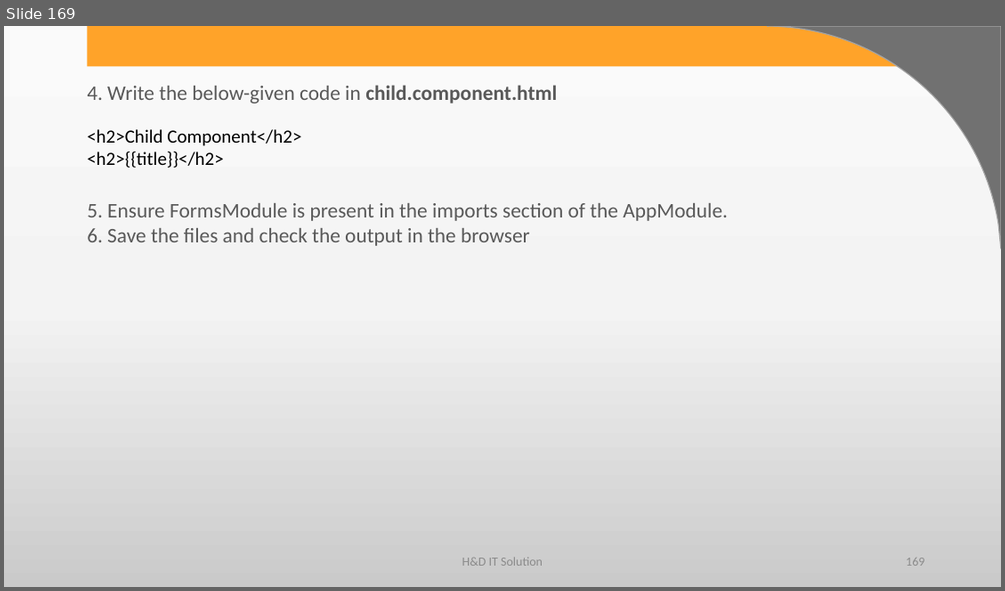
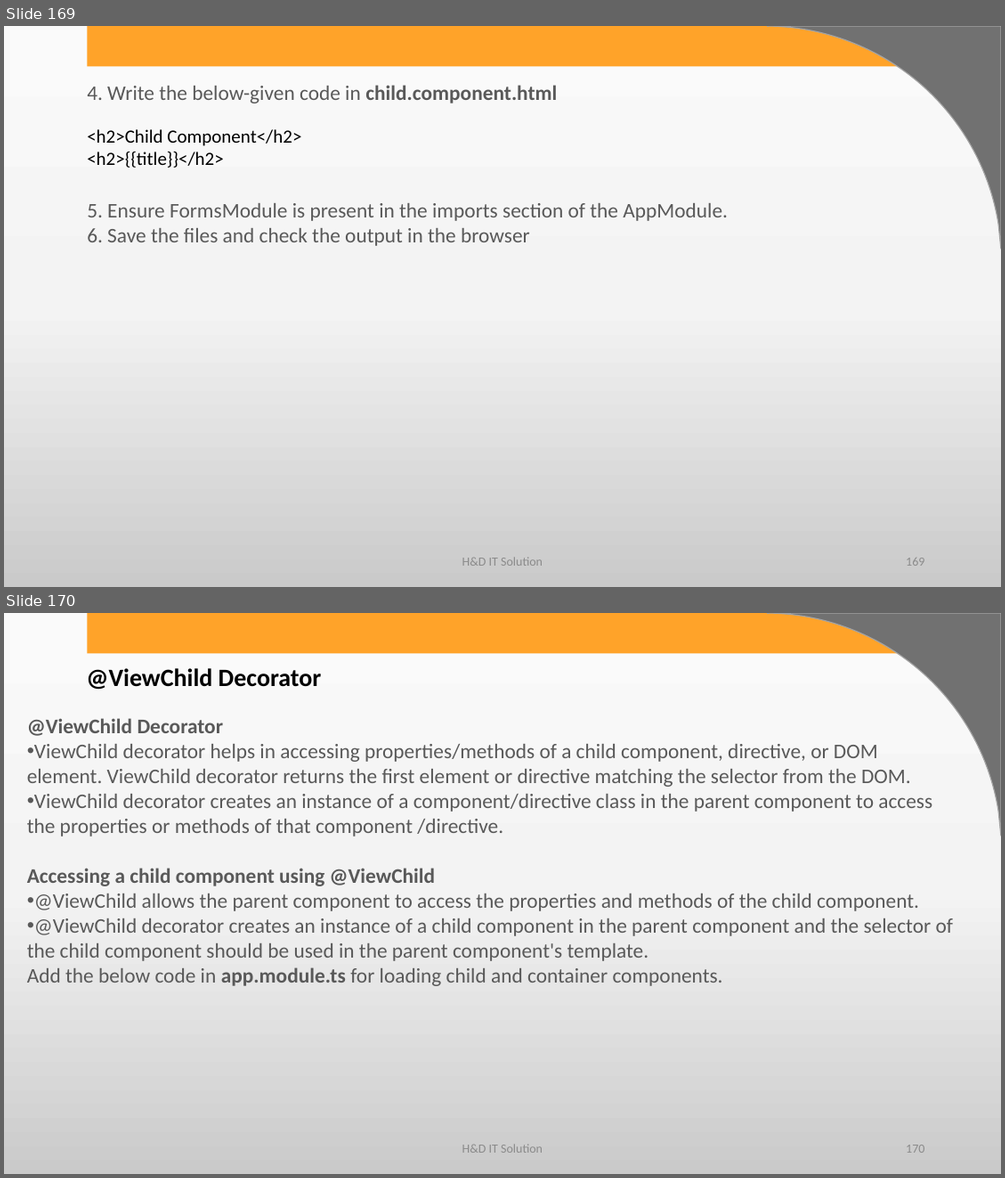
Before and after one commit to harshadasawant/infiniteAngular, a slide deck: ppt/ANGULAR.pptx. Shown one above the other, each under a label of ours: slide 169 before the commit, slides 169 and 170 after it. The pictures are 1005x591 and 1005x1178 pixels, drawn with LibreOffice and Linux fonts; fonts in the diff are those of the drawing; background and template pictures are left out. Boxes give left, top, right and bottom in pixels: in the first picture for what was removed or moved away, otherwise in the second. Text is boxed around its words. In the diff, an @@ line names an element or a change of style, - is before the commit and + after.

Commit message:
@viewChild

```diff
--- a/ppt/ANGULAR.pptx
+++ b/ppt/ANGULAR.pptx
@@ slide 170 added at (4,613,1001,1174), background gradient #FBFBFB to #F4F4F4 to #CBCBCB; not listed: 2 template elements that a slide beside it also shows @@
@@ text added at (86,668,322,689), 24 pt, text #000000, bold @@
+@ViewChild Decorator
@@ text added at (27,718,953,986), 20 pt, text #595959 @@
+@ViewChild Decorator
+• ViewChild decorator helps in accessing properties/methods of a child component, directive, or DOM element. ViewChild decorator returns the first element or directive matching the selector from the DOM.
+• ViewChild decorator creates an instance of a component/directive class in the parent component to access the properties or methods of that component /directive.
+Accessing a child component using @ViewChild
+• @ViewChild allows the parent component to access the properties and methods of the child component.
+• @ViewChild decorator creates an instance of a child component in the parent component and the selector of the child component should be used in the parent component's template.
+Add the below code in app.module.ts for loading child and container components.
@@ text added at (462,1143,542,1152), 12 pt, text #8C8C8C @@
+H&D IT Solution
@@ page number added at (906,1144,924,1152), 12 pt, text #8C8C8C @@
+170
```
Also in this commit, not shown: 23 other slides added, 7 other files.
